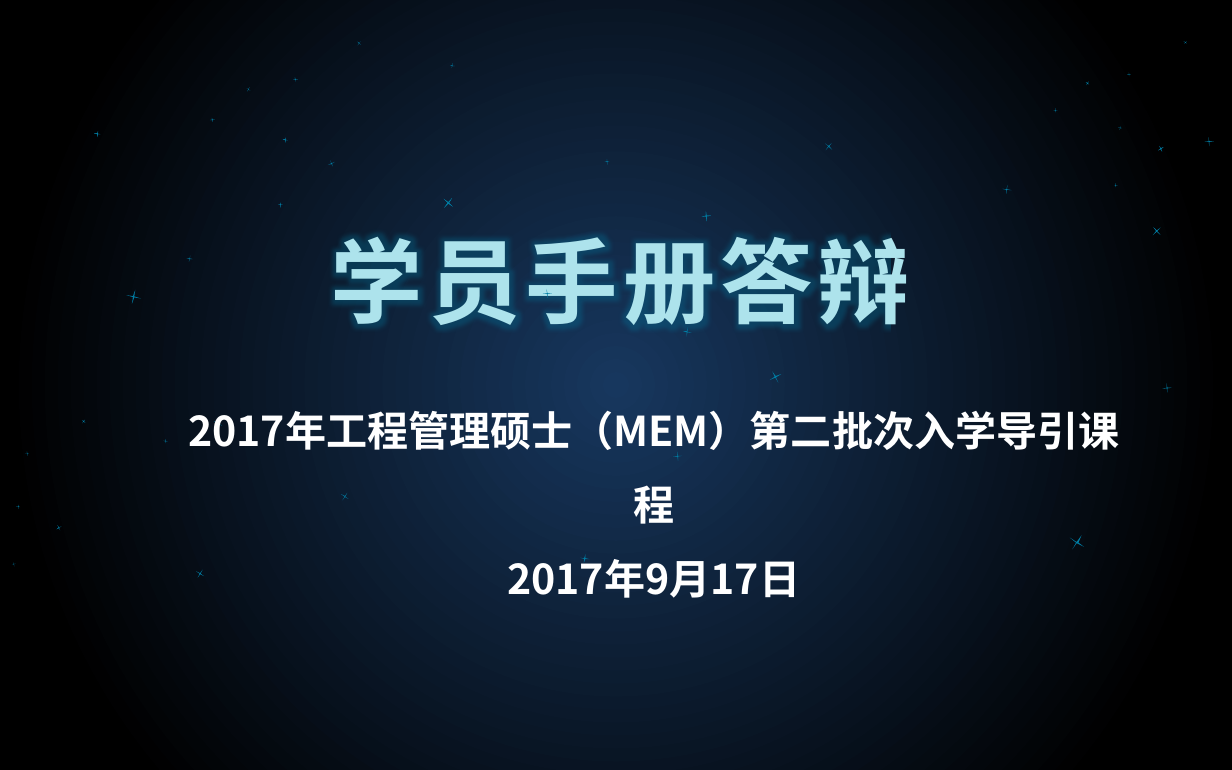
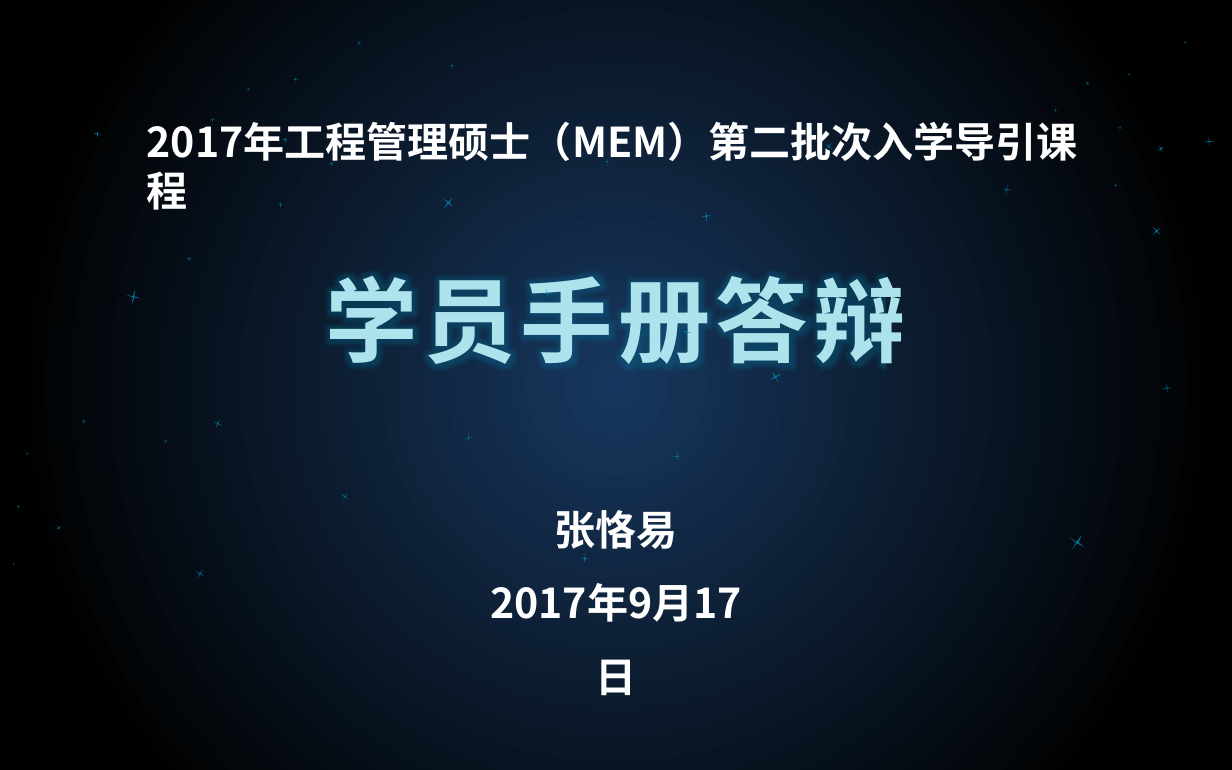
Before and after one commit to Tisingdeng/2017-TSINGHUA-MEM-Group3, a slide deck: slide 1 of 学员手册答辩V2.0.pptx. Drawn at 1232x770 pixels with LibreOffice and Linux fonts; fonts in the diff are those of the drawing. Boxes give left, top, right and bottom in pixels: in the first picture for what was removed or moved away, otherwise in the second. Text is boxed around its words. In the diff, an @@ line names an element or a change of style, - is before the commit and + after.

Commit message:
学员手册答辩终版

```diff
--- a/学员手册答辩V2.0.pptx
+++ b/学员手册答辩V2.0.pptx
@@ text at <box>147,115,1078,164</box>: paragraph removed @@
-2017年9月17日
@@ text "2017年工程管理硕士（MEM）第二批次入学导引课程": place and size @@
-text "2017年工程管理硕士（MEM）第二批次入学导引课程" at <box>188,404,1119,524</box>
+text "2017年工程管理硕士（MEM）第二批次入学导引课程" at <box>147,115,1078,164</box>
@@ text "2017年工程管理硕士（MEM）第二批次入学导引课程" at <box>147,115,1078,164</box>: alignment centre to left; line spacing 1.5 to 1 @@
@@ text "学员手册答辩": place and size @@
-text "学员手册答辩" at <box>331,222,911,338</box>
+text "学员手册答辩" at <box>326,261,906,378</box>
@@ text added at <box>554,510,677,549</box>, 24 pt, text #FFFFFF, bold @@
+张恪易
+2017年9月17日
```
Also in this commit, not shown: 2 slides added.
